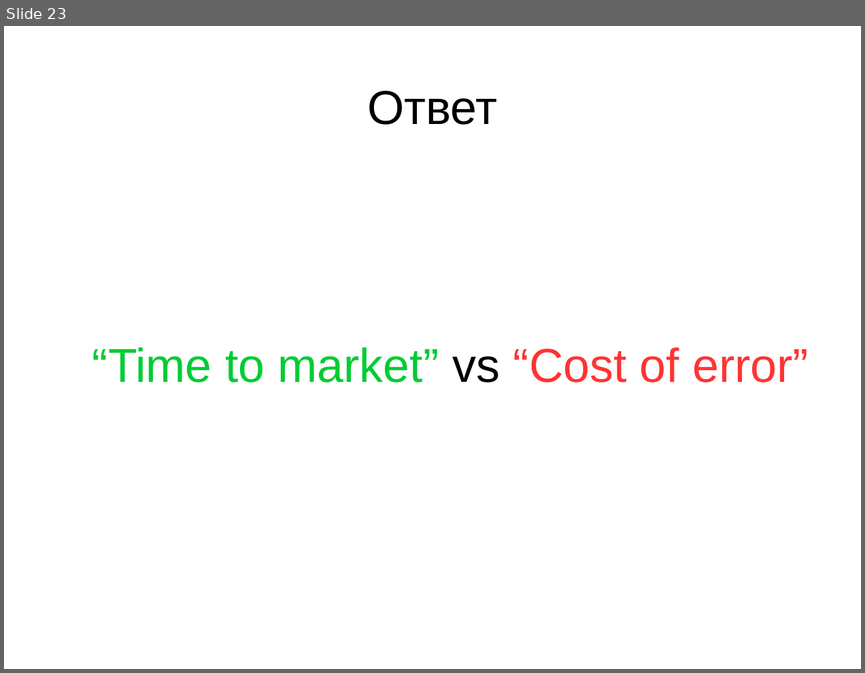
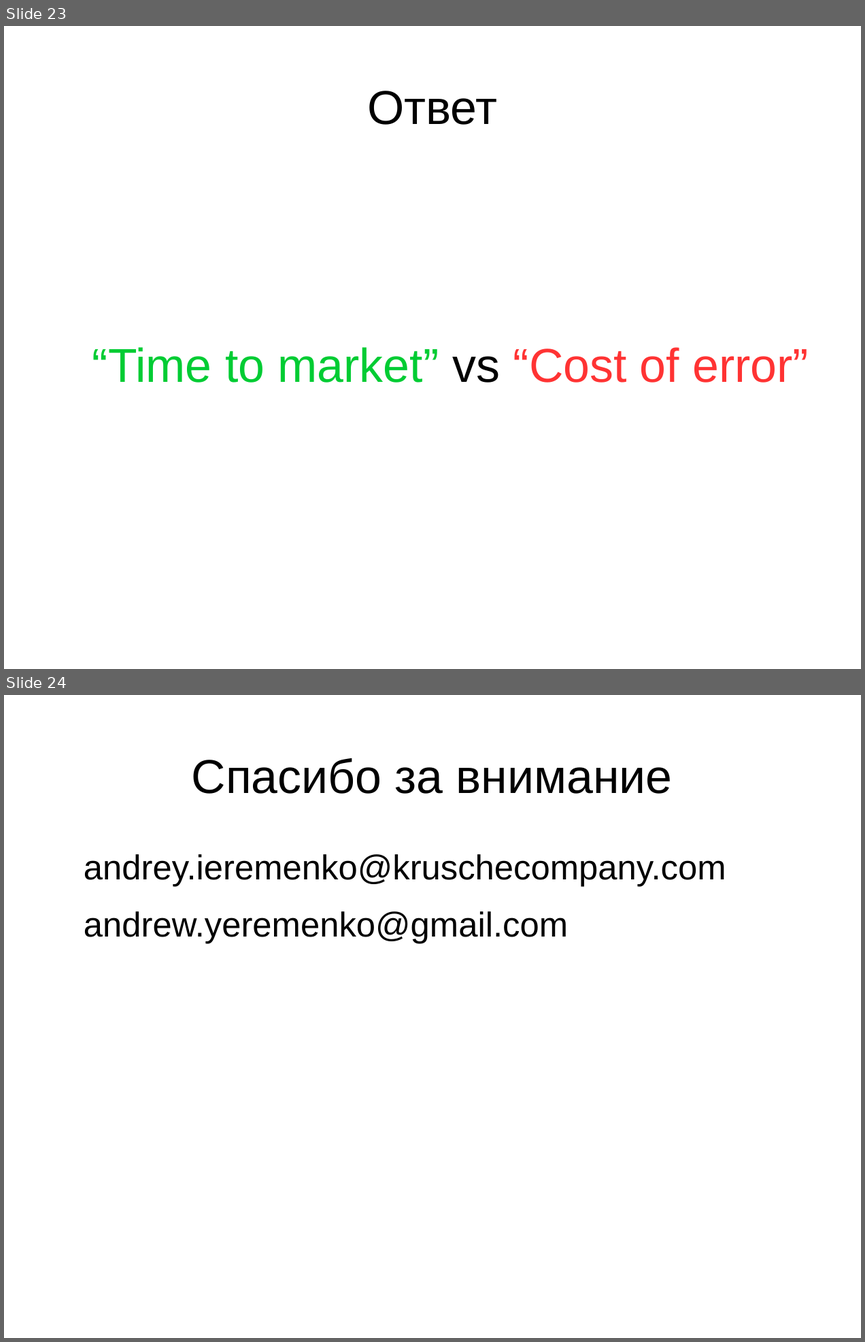
Before and after one commit to coreer/bdd-intro, a slide deck: BDD-presentation.odp. Shown one above the other, each under a label of ours: slide 23 before the commit, slides 23 and 24 after it. The pictures are 865x673 and 865x1342 pixels, drawn with LibreOffice and Linux fonts; fonts in the diff are those of the drawing. Boxes give left, top, right and bottom in pixels: in the first picture for what was removed or moved away, otherwise in the second. Text is boxed around its words. In the diff, an @@ line names an element or a change of style, - is before the commit and + after.

Commit message:
Presentation added

```diff
--- a/BDD-presentation.odp
+++ b/BDD-presentation.odp
@@ slide 24 added at <box>4,695,861,1338</box>, background #FFFFFF @@
@@ title added at <box>192,758,672,794</box>, 44 pt, text #000000 @@
+Спасибо за внимание
@@ text added at <box>84,854,726,943</box>, 32 pt, text #000000 @@
+andrey.ieremenko@kruschecompany.com
+andrew.yeremenko@gmail.com
```
